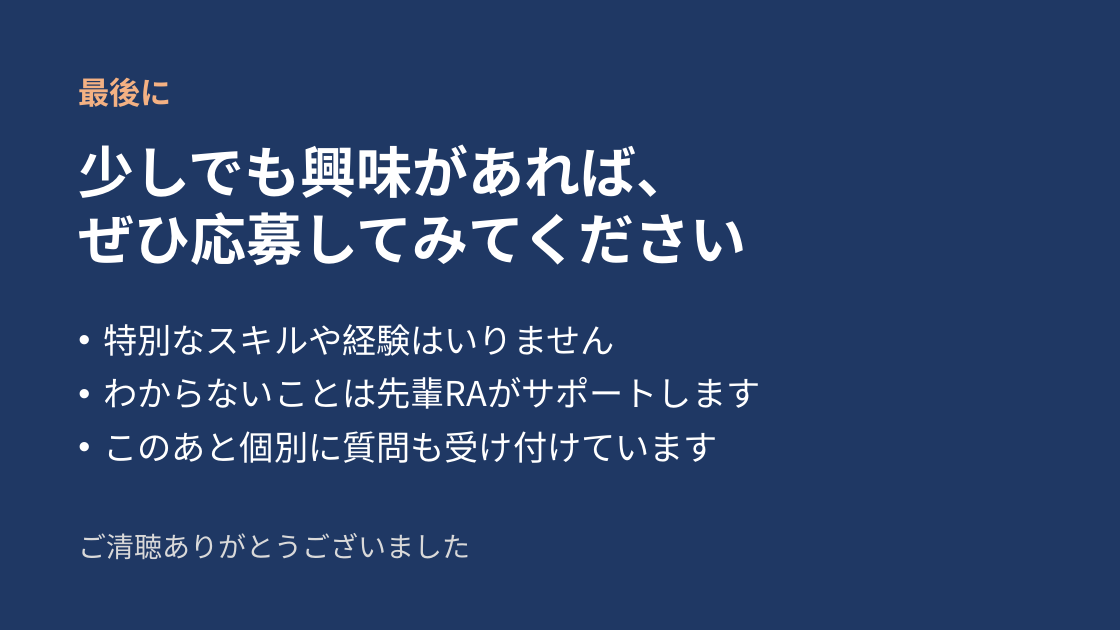
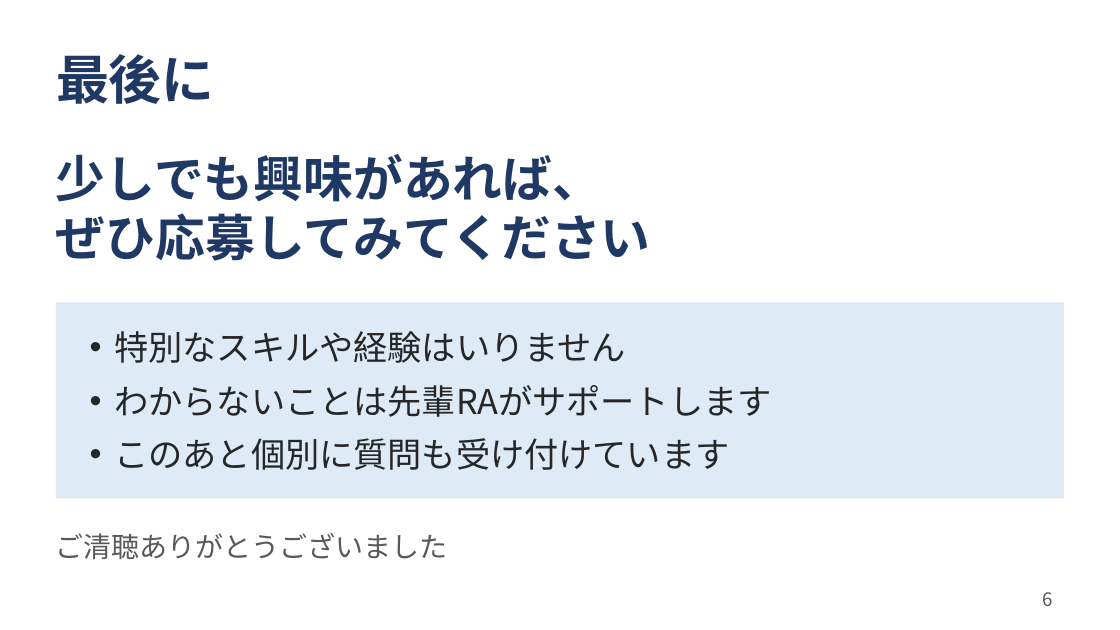
Before and after one commit to kouhiro09070305-create/-, a slide deck: slide 6 of RA募集説明会_RAプレゼン_20261023.pptx. Drawn at 1120x630 pixels with LibreOffice and Linux fonts; fonts in the diff are those of the drawing. Boxes give left, top, right and bottom in pixels: in the first picture for what was removed or moved away, otherwise in the second. Text is boxed around its words. In the diff, an @@ line names an element or a change of style, - is before the commit and + after.

```diff
--- a/RA募集説明会_RAプレゼン_20261023.pptx
+++ b/RA募集説明会_RAプレゼン_20261023.pptx
@@ background #1F3864 to #FFFFFF @@
@@ title "最後に": place and size @@
-title "最後に" at (78,77,171,107)
+title "最後に" at (56,54,215,104)
@@ title "最後に" at (56,54,215,104): size 20 to 34 pt, text colour #F4B183 to #1F3864 @@
@@ text "少しでも興味があれば、": place and size @@
-text "少しでも興味があれば、" at (78,144,747,265)
+text "少しでも興味があれば、" at (56,154,651,261)
@@ text "少しでも興味があれば、" at (56,154,651,261): size 36 to 32 pt, text colour #FFFFFF to #1F3864 @@
@@ rectangle added at (56,302,1064,498), fill #DEEBF7 @@
@@ text "特別なスキルや経験はいりません": place and size @@
-text "特別なスキルや経験はいりません" at (103,324,760,463)
+text "特別なスキルや経験はいりません" at (114,331,771,470)
@@ text "特別なスキルや経験はいりません" at (114,331,771,470): text colour #FFFFFF to #262626; vertical alignment top to middle @@
@@ text "ご清聴ありがとうございました": place and size @@
-text "ご清聴ありがとうございました" at (78,533,470,559)
+text "ご清聴ありがとうございました" at (56,533,448,559)
@@ text "ご清聴ありがとうございました" at (56,533,448,559): text colour #D9D9D9 to #595959 @@
@@ page number added at (1043,592,1053,606), 12 pt, text #595959 @@
+6
```
